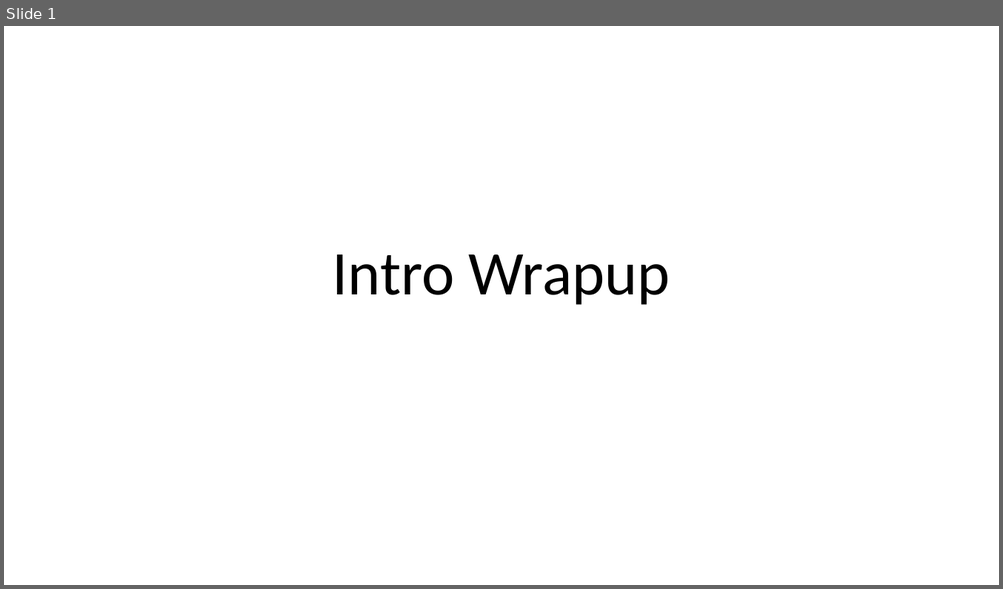
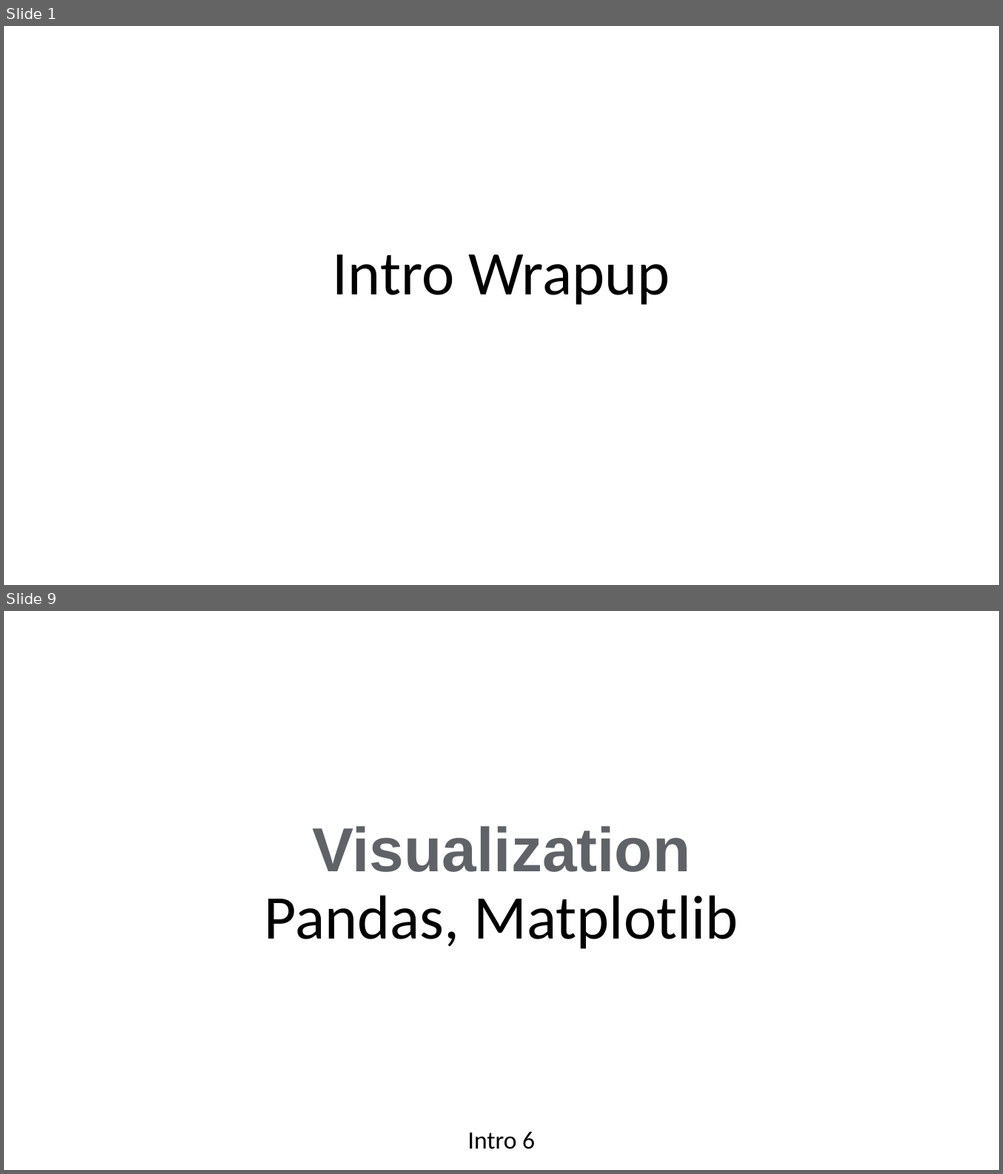
Before and after one commit to niie-it/python, a slide deck: P4E/intro-wrapup.pptx. Shown one above the other, each under a label of ours: slide 1 before the commit, slides 1 and 9 after it; the slides between them are not shown. The pictures are 1003x589 and 1003x1174 pixels, drawn with LibreOffice and Linux fonts; fonts in the diff are those of the drawing. Boxes give left, top, right and bottom in pixels: in the first picture for what was removed or moved away, otherwise in the second. Text is boxed around its words. In the diff, an @@ line names an element or a change of style, - is before the commit and + after.

```diff
--- a/P4E/intro-wrapup.pptx
+++ b/P4E/intro-wrapup.pptx
@@ slide 9 added at [4, 611, 999, 1170], background #FFFFFF @@
@@ title added at [264, 826, 738, 949], 60 pt, text #000000 @@
+Visualization
+Pandas, Matplotlib
@@ subtitle added at [468, 1132, 535, 1150], 24 pt, text #000000 @@
+Intro 6
```
Also in this commit, not shown: 3 slides changed, 5 other slides added, 3 slides removed, 7 other files.
